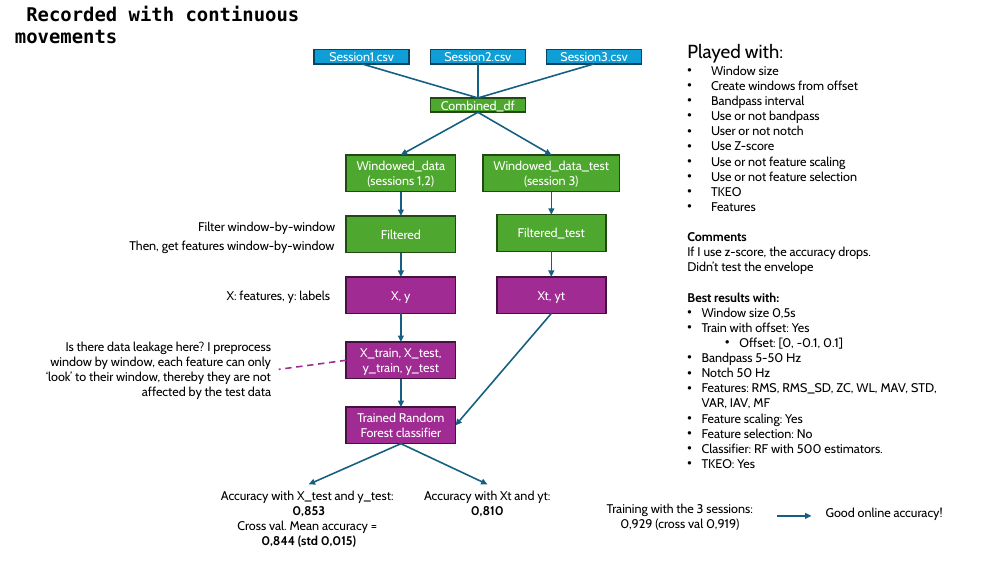
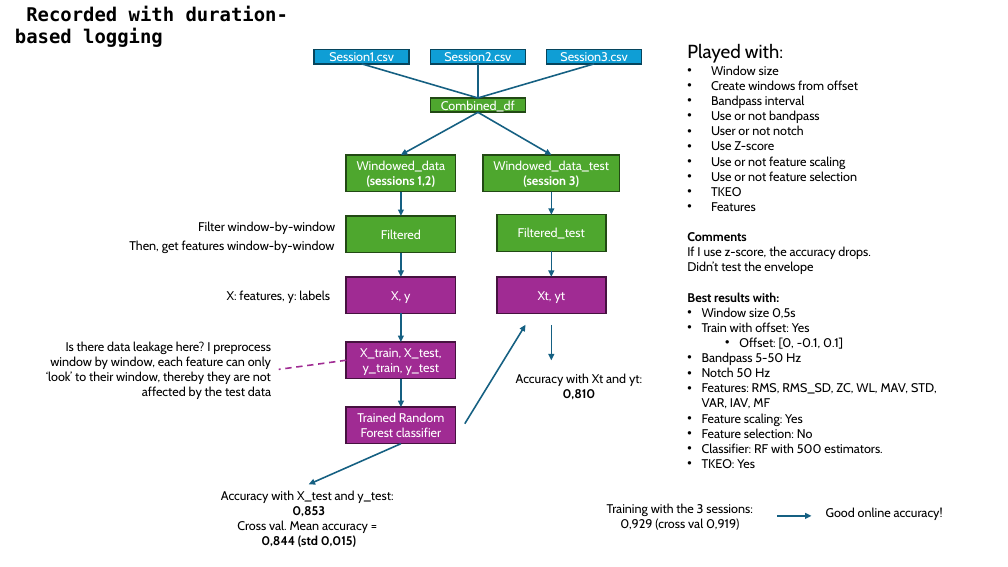
Before and after one commit to HyperDecahedron/tongue_emg_xr_project, a slide deck: slide 5 of docs/pipeline.pptx. Drawn at 1008x567 pixels with LibreOffice and Linux fonts; fonts in the diff are those of the drawing. Boxes give left, top, right and bottom in pixels: in the first picture for what was removed or moved away, otherwise in the second. Text is boxed around its words. In the diff, an @@ line names an element or a change of style, - is before the commit and + after.

```diff
--- a/docs/pipeline.pptx
+++ b/docs/pipeline.pptx
@@ text in rectangle at [15, 6, 288, 47]: text changed @@
-Recorded with continuous movements
+Recorded with duration-based logging
@@ rectangle "Recorded with duration-based logging": place and size @@
-rectangle "Recorded with duration-based logging" at [15, 14, 324, 36]
+rectangle "Recorded with duration-based logging" at [15, 14, 320, 36]
@@ text in rectangle at [367, 175, 435, 187]: bold on in "(sessions 1,2)" @@
@@ text in rectangle at [523, 175, 579, 187]: bold on in "(session 3)" @@
@@ arrow moved from (551, 314) - (456, 426) to (465, 423) - (526, 325) @@
@@ arrow moved from (401, 444) - (488, 485) to (551, 325) - (551, 360) @@
@@ text "Accuracy with Xt and yt: ...": place and size @@
-text "Accuracy with Xt and yt: ..." at [424, 490, 550, 516]
+text "Accuracy with Xt and yt: ..." at [516, 373, 642, 399]
```
Also in this commit, not shown: 3 slides added, 8 other files.
